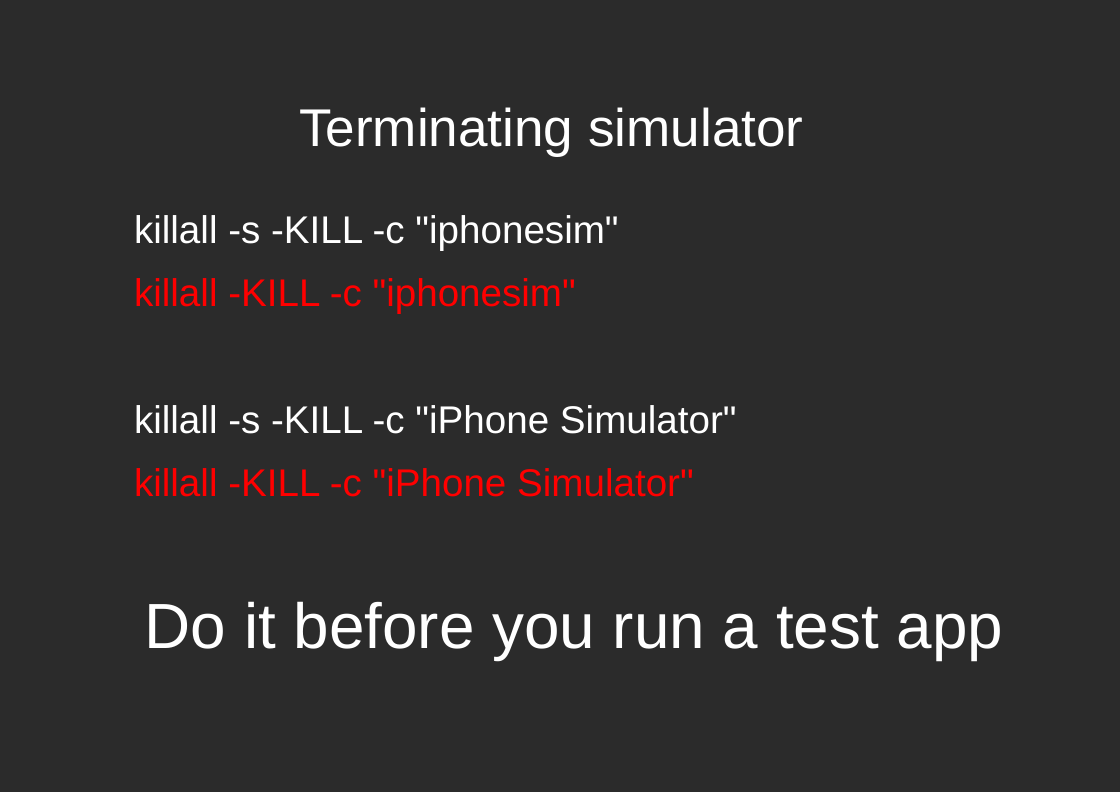
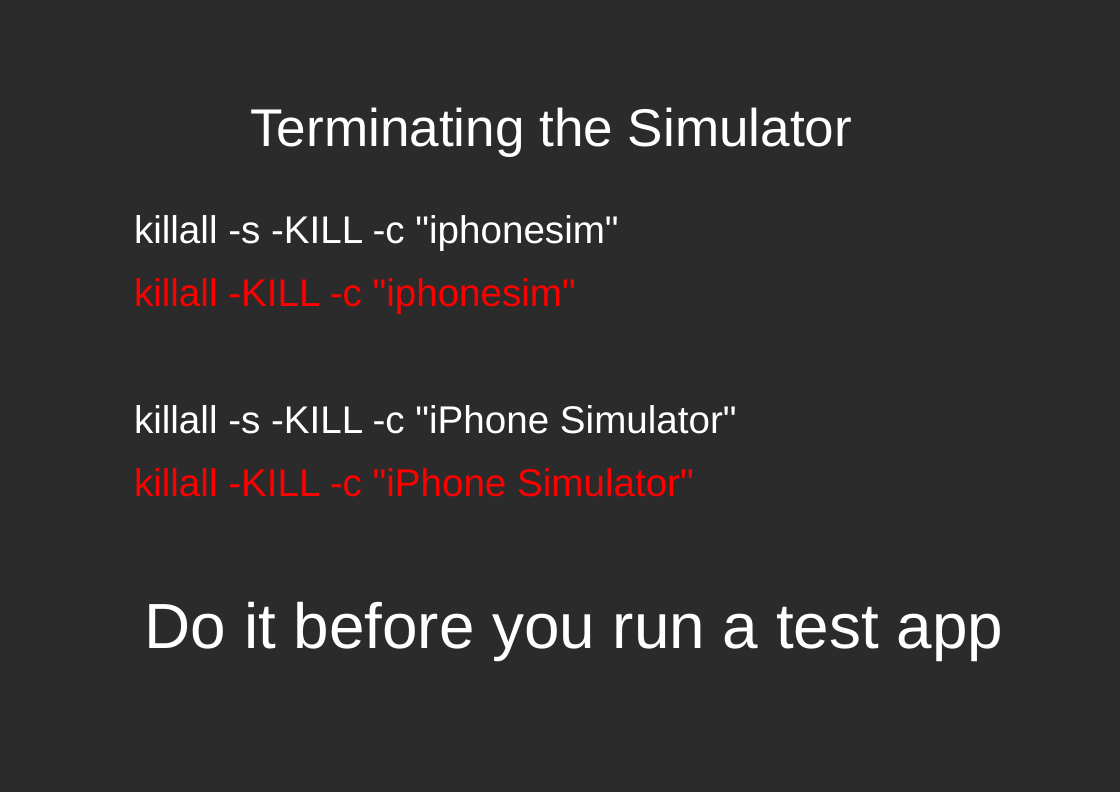
Before and after one commit to dodikk/iOS-articles, a slide deck: slide 22 of 3-iContiniousIntegration/ciPresentation.odp. Drawn at 1120x792 pixels with LibreOffice and Linux fonts; fonts in the diff are those of the drawing; background and template pictures are left out; a plain dark background stands for a picture behind light text. Boxes give left, top, right and bottom in pixels: in the first picture for what was removed or moved away, otherwise in the second. Text is boxed around its words. In the diff, an @@ line names an element or a change of style, - is before the commit and + after.

```diff
--- a/3-iContiniousIntegration/ciPresentation.odp
+++ b/3-iContiniousIntegration/ciPresentation.odp
@@ title at (250, 107, 852, 157): text changed @@
-Terminating simulator
+Terminating the Simulator
```
Also in this commit, not shown: 22 other slides changed, 1 slide added, 1 slide removed, 2 other files.
